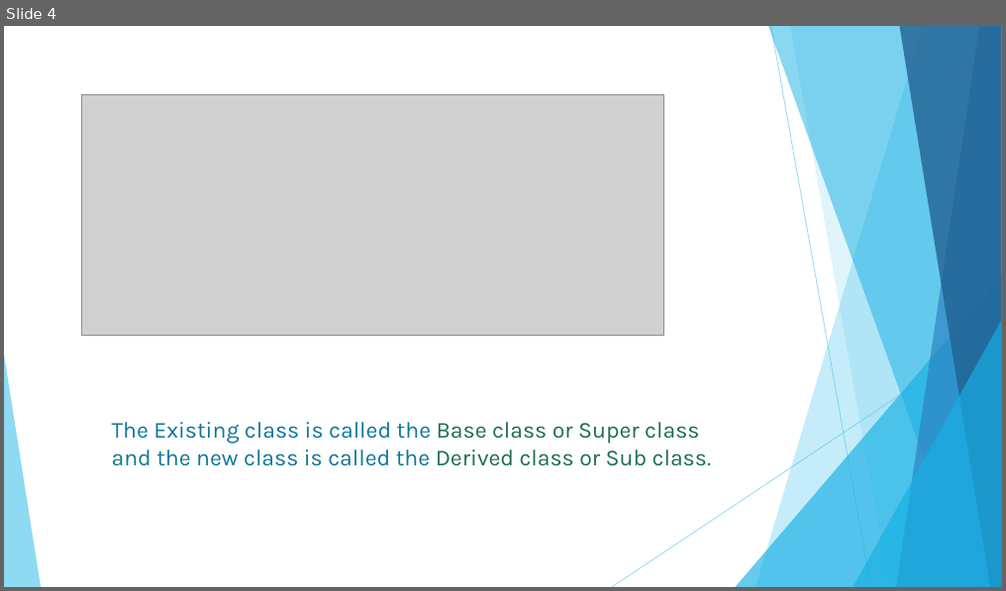
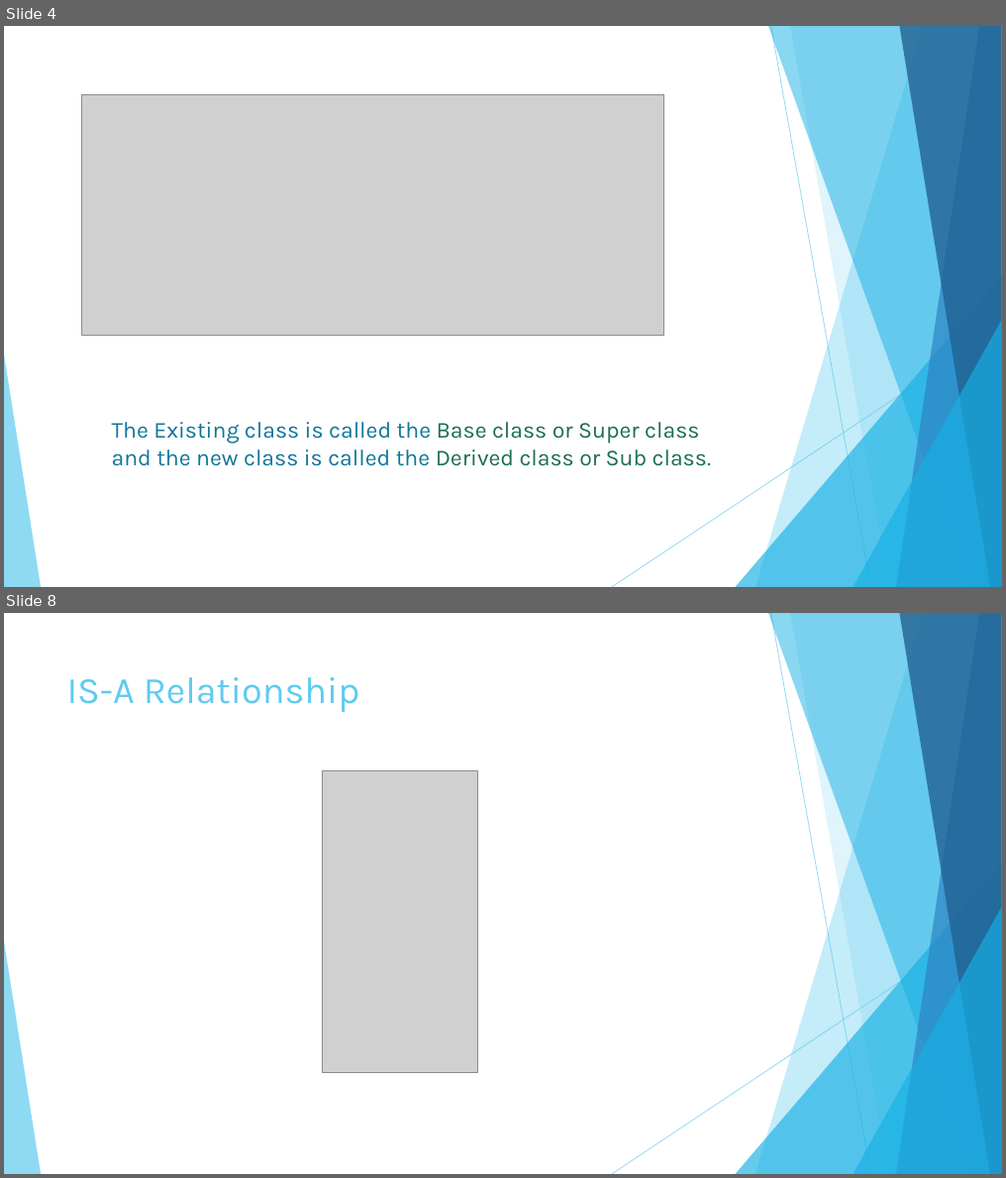
Before and after one commit to mass132/lab1, a slide deck: ppt/INHERITANCE_POONAMCHAND_SAHU.pptx. Shown one above the other, each under a label of ours: slide 4 before the commit, slides 4 and 8 after it; the slides between them are not shown. The pictures are 1006x591 and 1006x1178 pixels, drawn with LibreOffice and Linux fonts; fonts in the diff are those of the drawing; grey boxes stand for pictures. Boxes give left, top, right and bottom in pixels: in the first picture for what was removed or moved away, otherwise in the second. Text is boxed around its words. In the diff, an @@ line names an element or a change of style, - is before the commit and + after.

```diff
--- a/ppt/INHERITANCE_POONAMCHAND_SAHU.pptx
+++ b/ppt/INHERITANCE_POONAMCHAND_SAHU.pptx
@@ slide 8 added at [4,613,1002,1174], background #FFFFFF; not listed: 10 template elements that a slide beside it also shows @@
@@ title added at [67,677,360,712], 36 pt, text #5FCBEF @@
+IS-A Relationship
@@ picture added at [322,771,478,1072] @@
```
Also in this commit, not shown: 3 slides changed, 3 other slides added.
